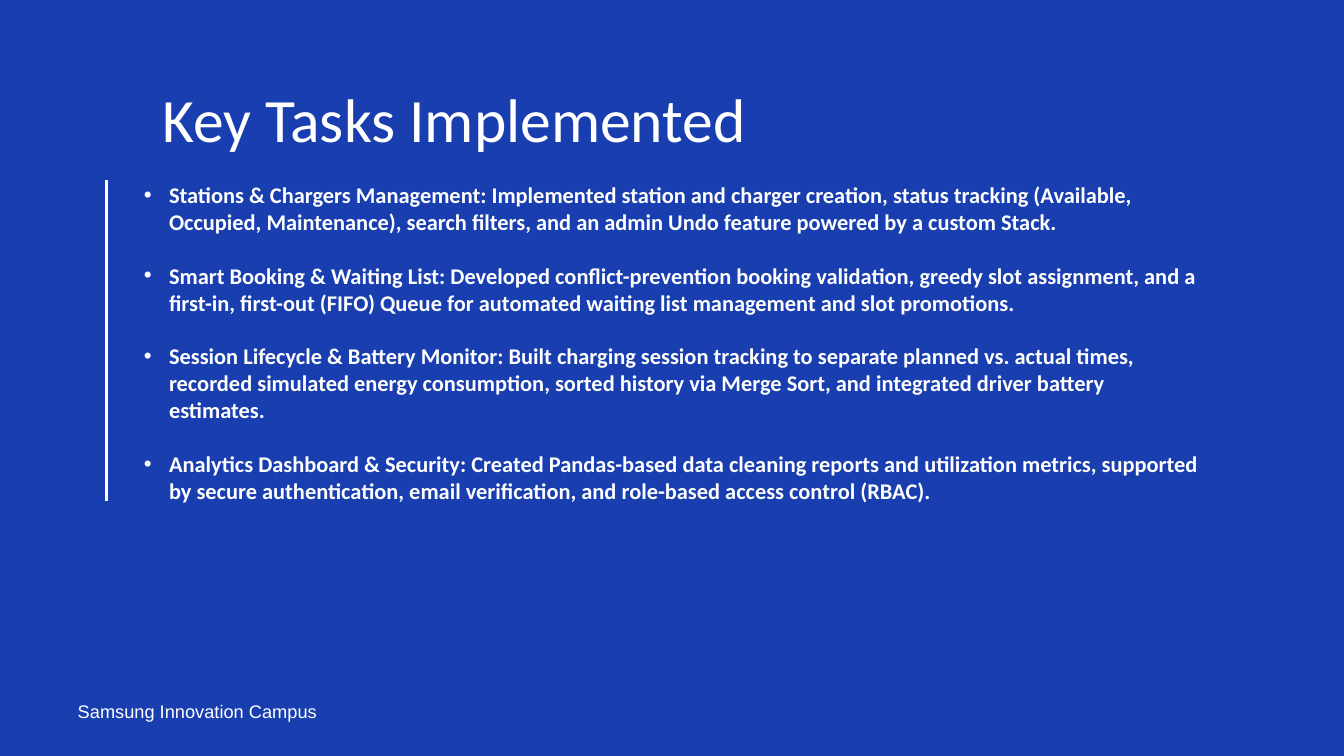
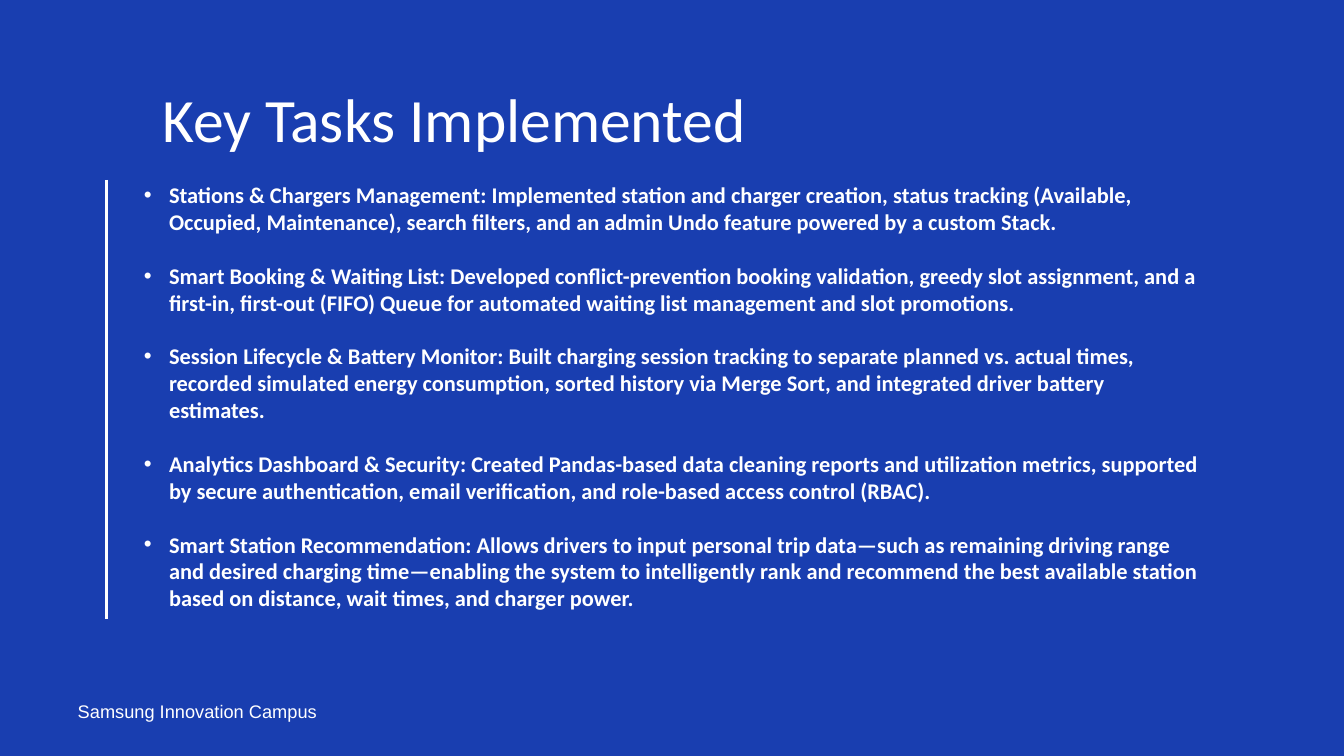
Before and after one commit to ahmedgf363/ChargeSpot, a slide deck: slide 11 of ChargeSpot.pptx. Drawn at 1344x756 pixels with LibreOffice and Linux fonts; fonts in the diff are those of the drawing. Boxes give left, top, right and bottom in pixels: in the first picture for what was removed or moved away, otherwise in the second. Text is boxed around its words. In the diff, an @@ line names an element or a change of style, - is before the commit and + after.

```diff
--- a/ChargeSpot.pptx
+++ b/ChargeSpot.pptx
@@ line moved from (106, 180) - (106, 501) to (106, 180) - (106, 619) @@
@@ text at (x1=169, y1=537, x2=1197, y2=610): paragraph added @@
+• Smart Station Recommendation: Allows drivers to input personal trip data—such as remaining driving range and desired charging time—enabling the system to intelligently rank and recommend the best available station based on distance, wait times, and charger power.
```
Also in this commit, not shown: 3 other slides changed.
